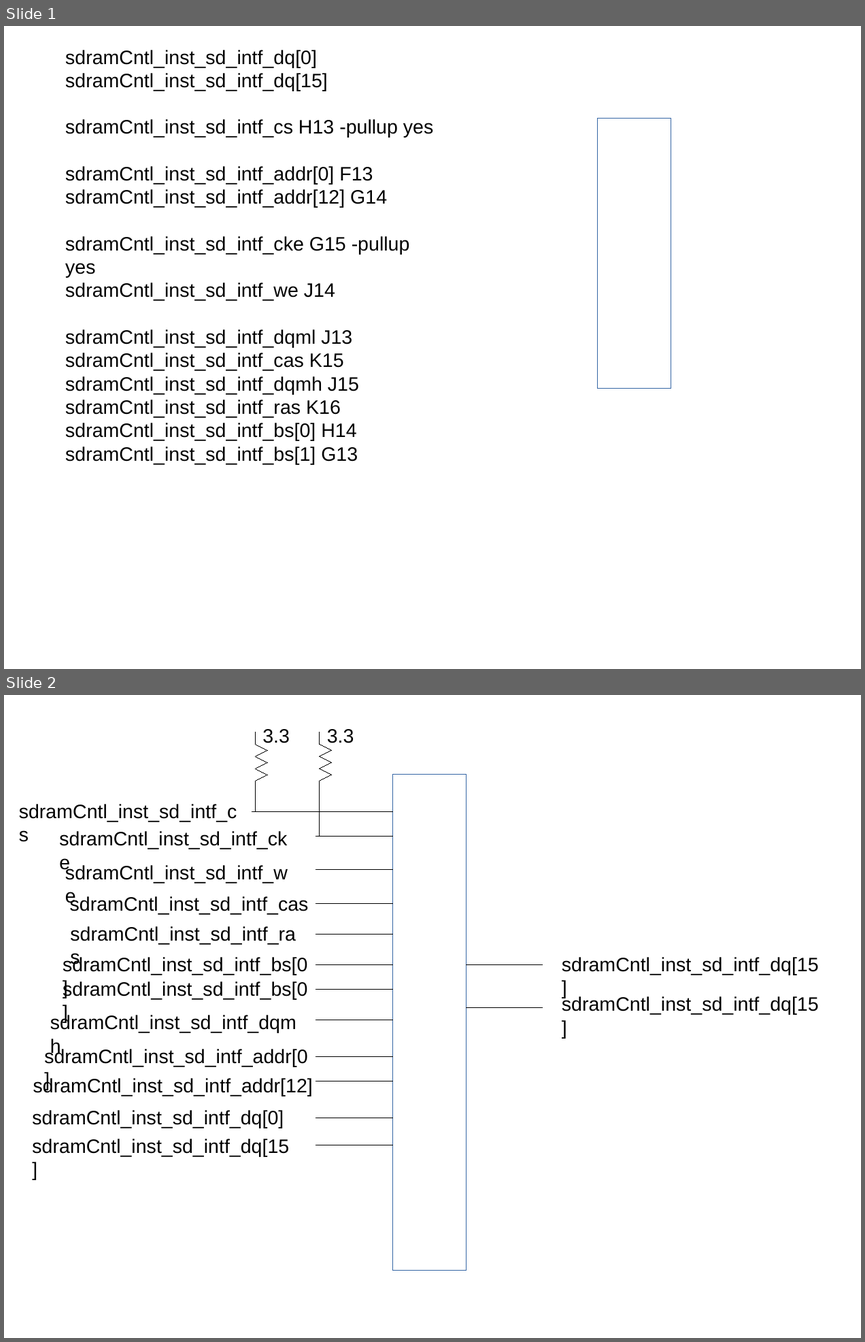
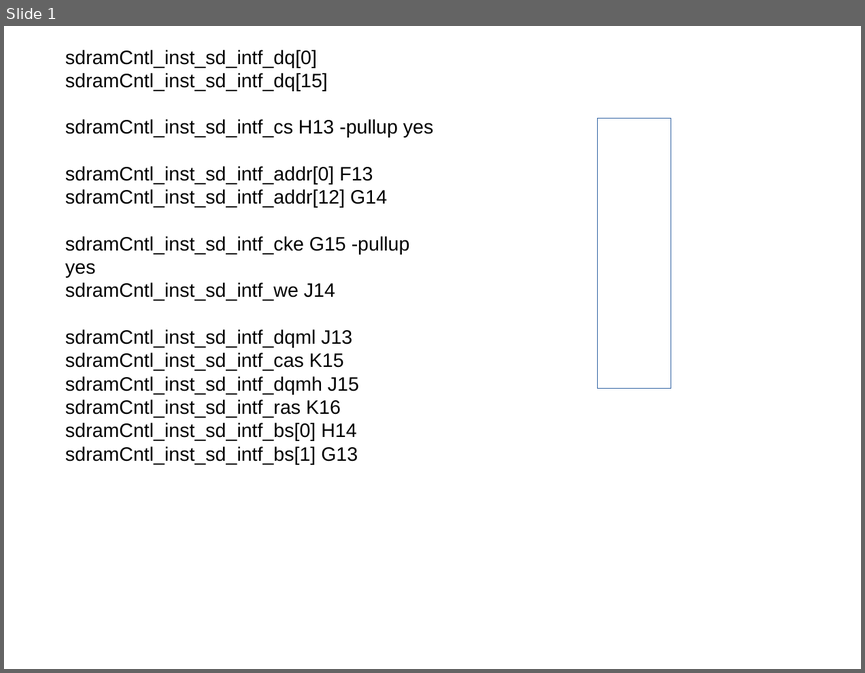
Before and after one commit to develone/learning_hdl, a slide deck: doc/sdram.odp. Shown one above the other, each under a label of ours: slides 1 and 2 before the commit, slide 1 after it. The pictures are 865x1342 and 865x673 pixels, drawn with LibreOffice and Linux fonts; fonts in the diff are those of the drawing. Boxes give left, top, right and bottom in pixels: in the first picture for what was removed or moved away, otherwise in the second. Text is boxed around its words. In the diff, an @@ line names an element or a change of style, - is before the commit and + after.

```diff
--- a/doc/sdram.odp
+++ b/doc/sdram.odp
@@ slide 2 removed at bbox=[4, 695, 861, 1338], background #FFFFFF @@
@@ group removed at bbox=[255, 729, 290, 793]: 8 lines, 1 text @@
-3.3
@@ group removed at bbox=[320, 729, 354, 793]: 8 lines, 1 text @@
-3.3
@@ rectangle removed at bbox=[393, 775, 466, 1270] @@
@@ line removed from (255, 793) to (255, 812) @@
@@ line removed from (320, 793) to (320, 836) @@
@@ text removed at bbox=[19, 804, 237, 822] @@
-sdramCntl_inst_sd_intf_cs
@@ line removed from (393, 812) to (252, 812) @@
@@ text removed at bbox=[59, 831, 287, 849] @@
-sdramCntl_inst_sd_intf_we
@@ line removed from (393, 836) to (317, 836) @@
@@ text removed at bbox=[65, 865, 309, 915] @@
-sdramCntl_inst_sd_intf_cas
@@ line removed from (393, 869) to (317, 869) @@
@@ line removed from (393, 903) to (317, 903) @@
@@ text removed at bbox=[70, 926, 296, 945] @@
-sdramCntl_inst_sd_intf_ras
@@ line removed from (393, 934) to (317, 934) @@
@@ text removed at bbox=[62, 956, 307, 975] @@
-sdramCntl_inst_sd_intf_cke
@@ text removed at bbox=[562, 957, 819, 975] @@
-sdramCntl_inst_sd_intf_dq[15]
@@ text removed at bbox=[62, 980, 307, 1000] @@
-sdramCntl_inst_sd_intf_bs[0]
@@ line removed from (393, 964) to (317, 964) @@
@@ line removed from (543, 964) to (466, 964) @@
@@ line removed from (393, 989) to (317, 989) @@
@@ text removed at bbox=[562, 996, 819, 1015] @@
-sdramCntl_inst_sd_intf_dq[15]
@@ text removed at bbox=[44, 1014, 307, 1067] @@
-sdramCntl_inst_sd_intf_bs[0]
@@ line removed from (393, 1019) to (317, 1019) @@
@@ line removed from (543, 1008) to (466, 1008) @@
@@ text removed at bbox=[33, 1048, 313, 1096] @@
-sdramCntl_inst_sd_intf_addr[12]
@@ text removed at bbox=[44, 1048, 307, 1067] @@
-sdramCntl_inst_sd_intf_dqmh
@@ line removed from (393, 1057) to (317, 1057) @@
@@ text removed at bbox=[33, 1077, 313, 1096] @@
-sdramCntl_inst_sd_intf_addr[0]
@@ line removed from (393, 1081) to (317, 1081) @@
@@ text removed at bbox=[32, 1110, 283, 1128] @@
-sdramCntl_inst_sd_intf_dq[0]
@@ line removed from (393, 1117) to (317, 1117) @@
@@ text removed at bbox=[32, 1138, 289, 1156] @@
-sdramCntl_inst_sd_intf_dq[15]
@@ line removed from (393, 1145) to (317, 1145) @@
```
Also in this commit, not shown: 1 slide added, 6 other files.
